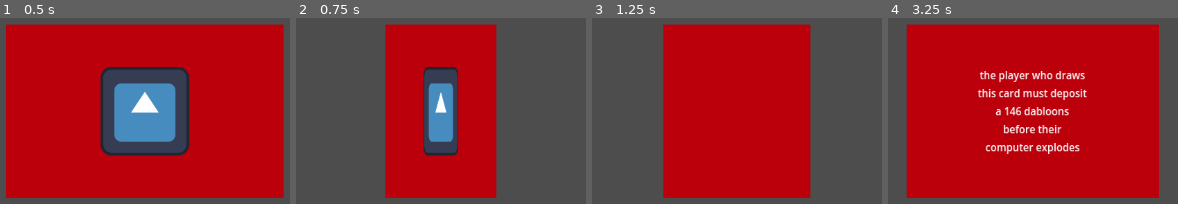
Above: before the commit, frames 1-4 (left to right).
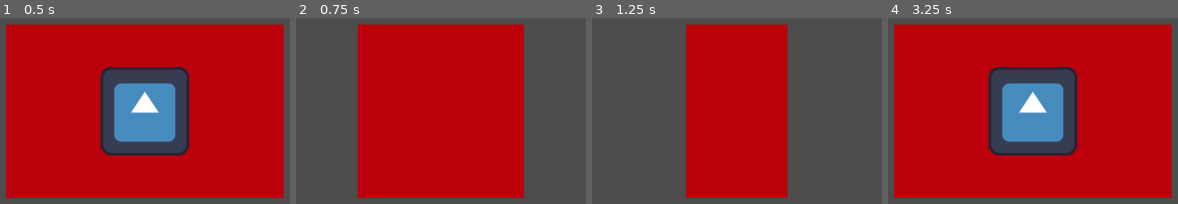
Above: after the commit, the same moments.

Repository: banana67676/Pitch-It-2025-2026
Game: Godot game, scene res://scenes/card.tscn
Same seed, same stepped clock (60 frames per second), same inputs: the game is played once before the commit and once after it. This scene is started directly instead of the project's main scene. The engine's default icon, where the game draws it, is replaced by a stand-in: a white triangle on a blue panel in a dark square.
Inputs (mouse positions are in pixels of both pictures, inside the frame that each line leads up to):
- Up to frame 1 (0.5 s): no input
- Up to frame 2 (0.75 s): tap Enter at 0.5 s; move the mouse to (441, 111) at 0.52 s; press the mouse at (441, 111) at 0.53 s
- Up to frame 3 (1.25 s): no input
- Up to frame 4 (3.25 s): move the mouse to (outside the picture) at 1.27 s; release the mouse at (outside the picture) at 1.28 s; click (outside the picture) at 1.35 s; move the mouse to (1111, 38) at 2.02 s; press the mouse at (1111, 38) at 2.03 s; move the mouse to (outside the picture) at 2.77 s; release the mouse at (outside the picture) at 2.78 s; click (outside the picture) at 2.85 s

Frame 1 is identical in both runs. In frame 2, 24% of the frame differs, in the area x 21-79%, y 3-97%; in frame 3, 15%; in frame 4, 23%.

Commit message:
fixed card flip, side changes too early

Diff:
--- a/scenes/card.tscn
+++ b/scenes/card.tscn
@@ -28,26 +28,4 @@
 [node name="Front" type="Node2D" parent="."]
 visible = false
 
-[node name="Label" type="Label" parent="Front"]
-anchors_preset = 8
-anchor_left = 0.5
-anchor_top = 0.5
-anchor_right = 0.5
-anchor_bottom = 0.5
-offset_left = -150.0
-offset_top = -75.0
-offset_right = 150.0
-offset_bottom = 75.0
-grow_horizontal = 2
-grow_vertical = 2
-pivot_offset = Vector2(150, 75)
-text = "the player who draws
-this card must deposit
-a 146 dabloons
-before their
-computer explodes"
-horizontal_alignment = 1
-vertical_alignment = 1
-metadata/_edit_use_anchors_ = true
-
 [connection signal="input_event" from="." to="." method="_on_input_event"]
--- a/scripts/card.gd
+++ b/scripts/card.gd
@@ -14,59 +14,50 @@
 }
 var state = stay
 
-
 # Called when the node enters the scene tree for the first time.
 func _ready() -> void:
 	pass # Replace with function body.
 
-
 # Called every frame. 'delta' is the elapsed time since the previous frame.
 func _process(delta: float) -> void:
-	if(state == shrinking):
-		shrink()
-	if(state == growing):
-		grow()
+	pass
 
-func shrink():
+func shrink() -> Tween:
+	print("shrinking")
 	var shrinkTween = create_tween()
-	print("start tween")
-	shrinkTween.tween_property(
-		self, "scale:x", -.1,
-		FLIP_TIME
-	)
-	await shrinkTween.finished
-	print("end tween")
+	shrinkTween.tween_property(self, "scale:x", 0, FLIP_TIME)
 	currentSide.visible = false
-	print("disabled ${currentSide}")
-	swap_current_side()
-	state = growing
-	print("swapped state")
+	print("done shrinking")
+	return shrinkTween
 
-func grow():
-	var growTween = create_tween()
+func grow() -> Tween:
 	print("growing")
 	currentSide.visible = true
-	growTween.tween_property(
-		self, "scale:x", 1,
-		FLIP_TIME
-	)
-	print("done growing")
-	await growTween.finished
-	swap_current_side()
-	state = stay
-
-
+	var growTween = create_tween()
+	growTween.tween_property(self, "scale:x", 1, FLIP_TIME)
+	print("done growing?")
+	return growTween
 
 func swap_current_side():
-	if(currentSide == back):
+	if currentSide == back:
 		currentSide = front
-	elif(currentSide == front):
+	elif currentSide == front:
 		currentSide = back
 	else:
 		print("side is null")
 
+func flip() -> void:
+	state = shrinking
+	var shrinkTween = shrink()
+	await shrinkTween.finished
+	swap_current_side()
+	state = growing
+	var growTween = grow()
+	await growTween.finished
+	print("actually done growing")
+	state = stay
 
 func _on_input_event(viewport: Node, event: InputEvent, shape_idx: int) -> void:
 	if event is InputEventMouseButton:
 		print("card clicked")
-		state = shrinking
+		flip()
